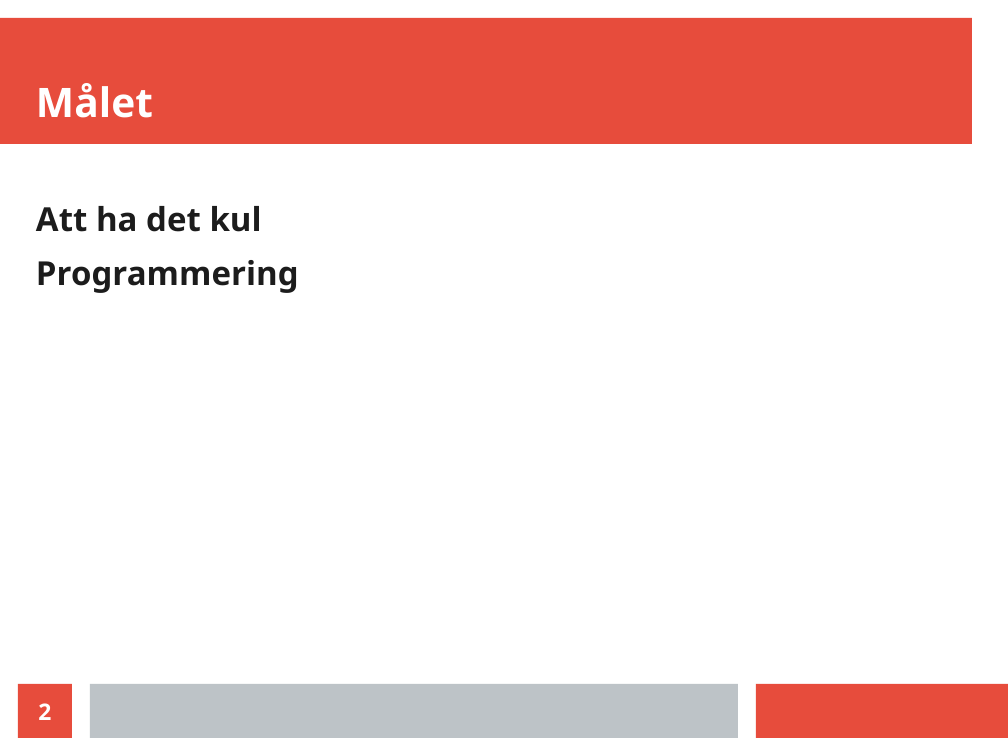
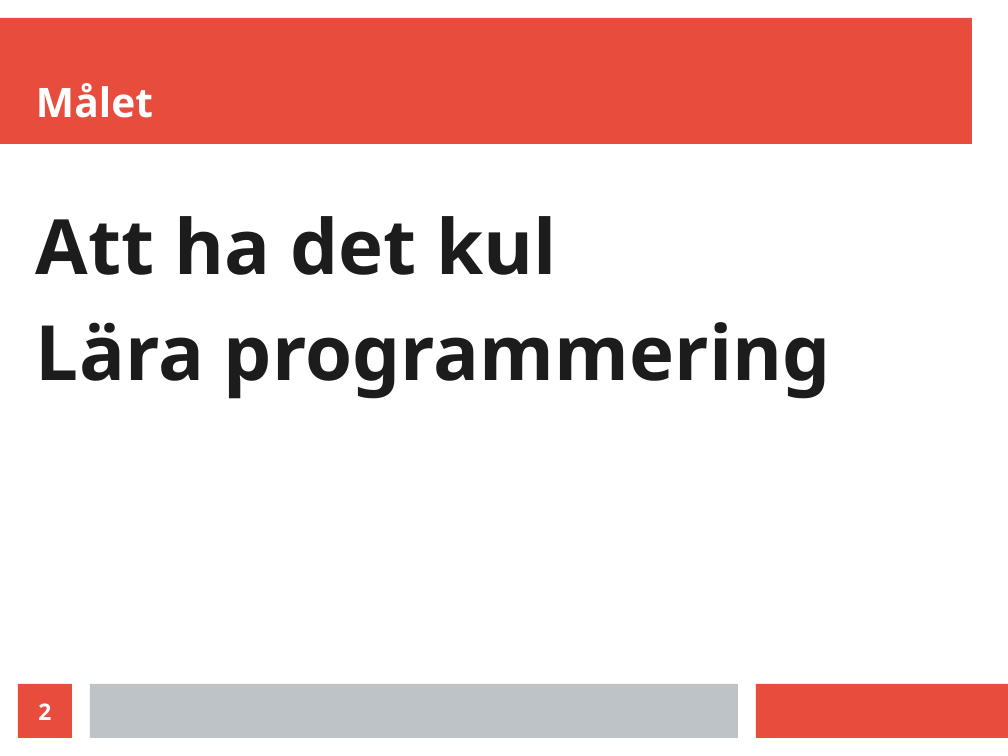
Before and after one commit to richelbilderbeek/galen_programmeringstavling_stadsbibliotek_uppsala_2022, a slide deck: slide 2 of programmeringsdag_usb_2022.odp. Drawn at 1008x756 pixels with LibreOffice and Linux fonts; fonts in the diff are those of the drawing. Boxes give left, top, right and bottom in pixels: in the first picture for what was removed or moved away, otherwise in the second. Text is boxed around its words. In the diff, an @@ line names an element or a change of style, - is before the commit and + after.

```diff
--- a/programmeringsdag_usb_2022.odp
+++ b/programmeringsdag_usb_2022.odp
@@ text at [36,216,558,275]: size 26 to 60 pt in "Att ha det kul" @@
@@ text at [36,322,831,399]: text changed; size 26 to 60 pt @@
-Programmering
+Lära programmering
```
Also in this commit, not shown: 1 other slide changed, 2 slides added.
